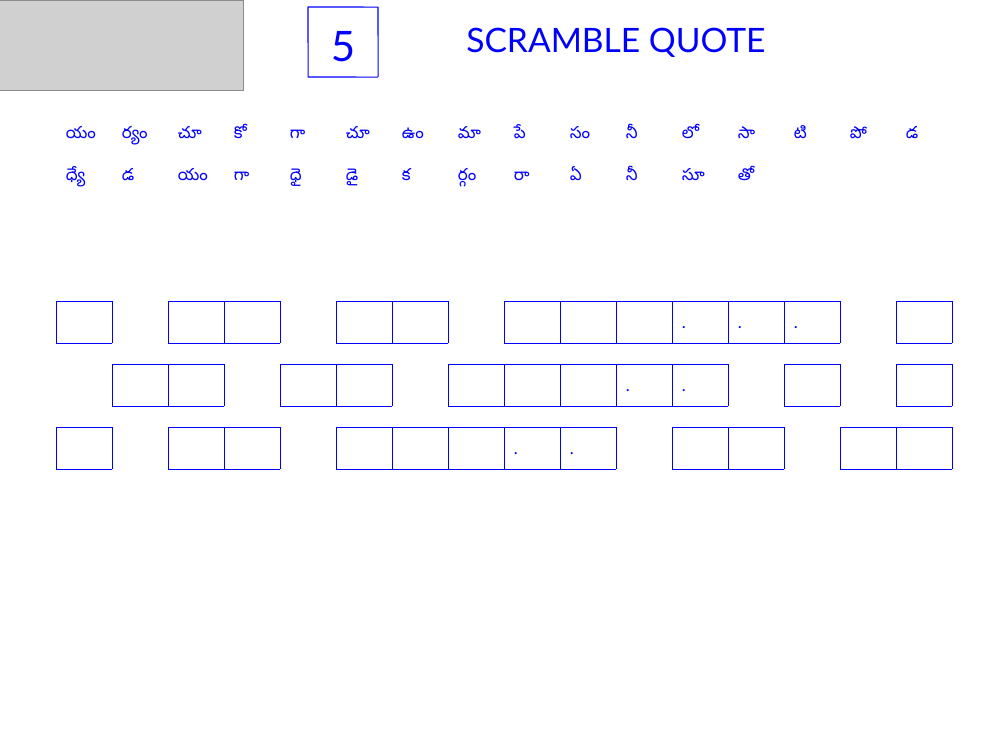
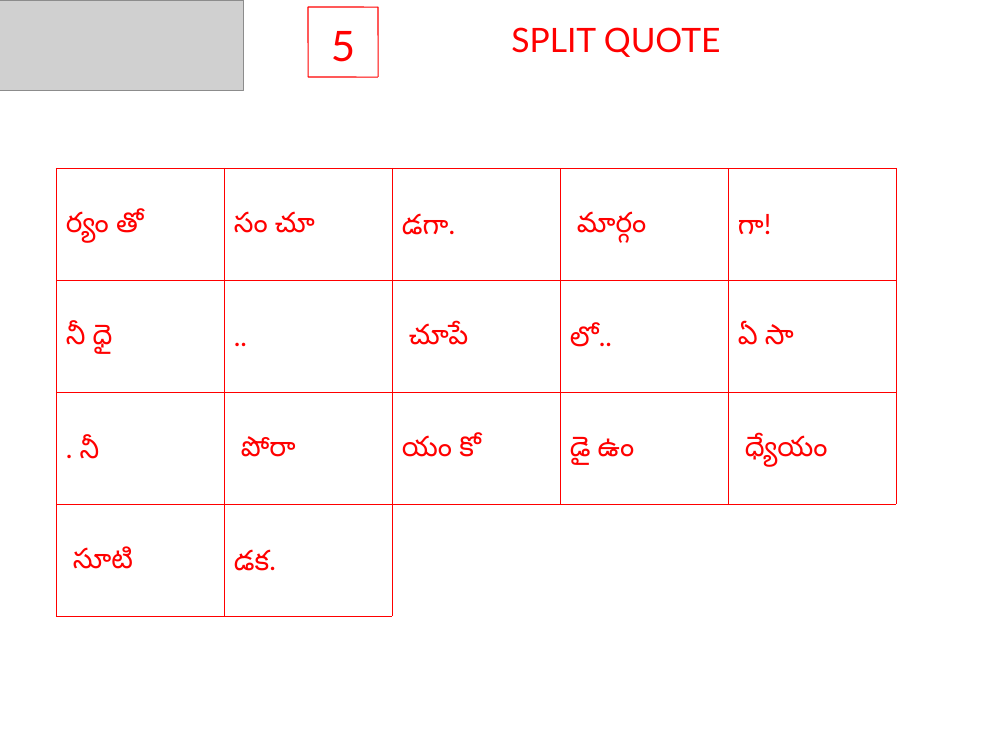
Before and after one commit to sjasthi/auto_quotes_java, a slide deck: slide 5 of Puzzles.ppt. Drawn at 1008x756 pixels with LibreOffice and Linux fonts; fonts in the diff are those of the drawing; grey boxes stand for pictures. Boxes give left, top, right and bottom in pixels: in the first picture for what was removed or moved away, otherwise in the second. Text is boxed around its words. In the diff, an @@ line names an element or a change of style, - is before the commit and + after.

Commit message:
3/30
Update to SplitQuote. Now using chunk size method.

```diff
--- a/Puzzles.ppt
+++ b/Puzzles.ppt
@@ text "5" at (x1=331, y1=31, x2=355, y2=62): text colour #0000FF to #FF0000 @@
@@ line (308, 7) - (378, 7): stroke #0000FF 0.74 pt to #FF0000 0.74 pt @@
@@ line (308, 7) - (308, 77): stroke #0000FF 0.74 pt to #FF0000 0.74 pt @@
@@ line (378, 7) - (378, 77): stroke #0000FF 0.74 pt to #FF0000 0.74 pt @@
@@ text at (x1=511, y1=27, x2=721, y2=57): text changed; text colour #0000FF to #FF0000 @@
-SCRAMBLE QUOTE
+SPLIT QUOTE
@@ line (308, 77) - (378, 77): stroke #0000FF 0.74 pt to #FF0000 0.74 pt @@
@@ table removed at (x1=56, y1=112, x2=960, y2=238), 3 rows, 16 columns @@
-యం | ర్యం | చూ | కో | గా | చూ | ఉం | మా | పే | సం | నీ | లో | సా | టి | పో | డ
-ధ్యే | డ | యం | గా | ధై | డై | క | ర్గం | రా | ఏ | నీ | సూ | తో |  |  | 
- |  |  |  |  |  |  |  |  |  |  |  |  |  |  | 
@@ table added at (x1=56, y1=168, x2=898, y2=616), 4 rows, 5 columns @@
+ర్యం తో | సం చూ | డగా. | మార్గం | గా!
+నీ ధై | .. | చూపే | లో.. | ఏ సా
+. నీ | పోరా | యం కో | డై ఉం | ధ్యేయం
+సూటి | డక. |  |  | 
@@ table removed at (x1=56, y1=301, x2=960, y2=344), 1 rows, 16 columns @@
- |  |  |  |  |  |  |  |  |  |  | . | . | . |  | 
@@ table removed at (x1=56, y1=364, x2=960, y2=406), 1 rows, 16 columns @@
- |  |  |  |  |  |  |  |  |  | . | . |  |  |  | 
@@ table removed at (x1=56, y1=427, x2=960, y2=470), 1 rows, 16 columns @@
- |  |  |  |  |  |  |  | . | . |  |  |  |  |  | 
```
Also in this commit, not shown: 9 other slides changed, 7 other files.
